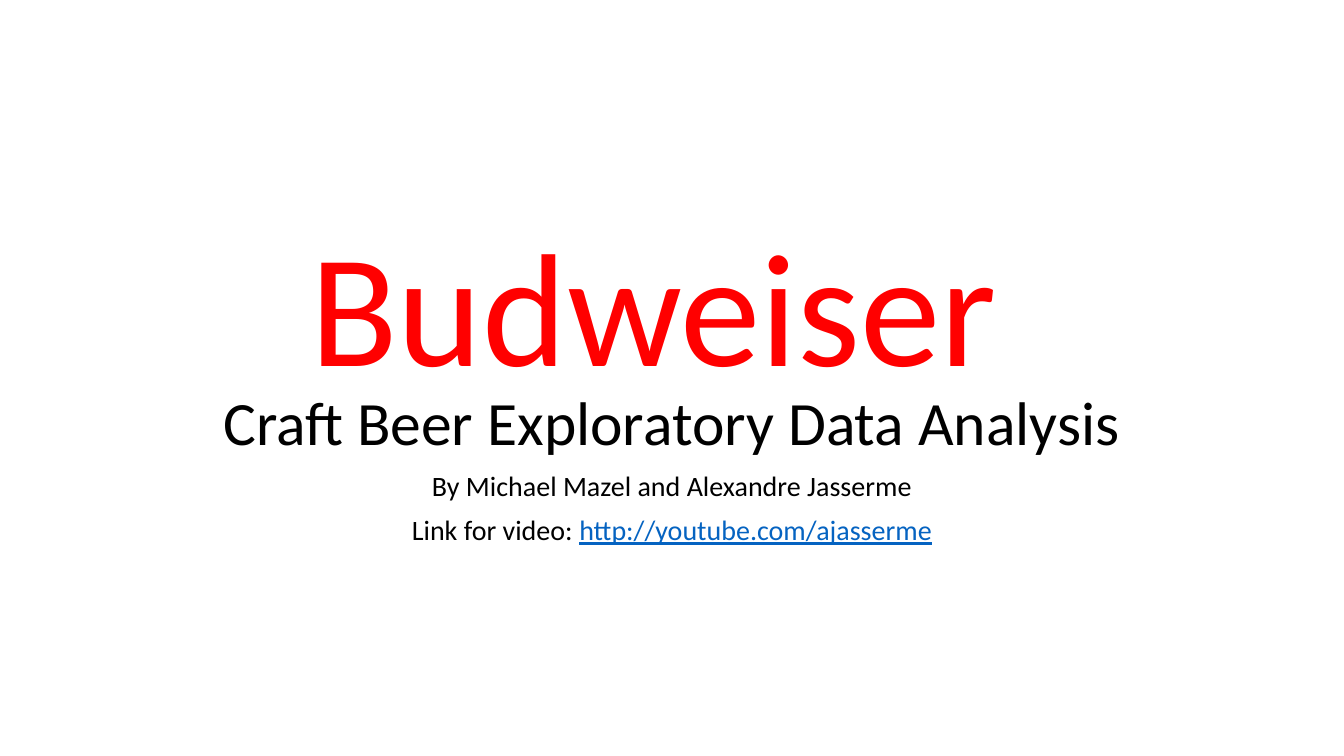
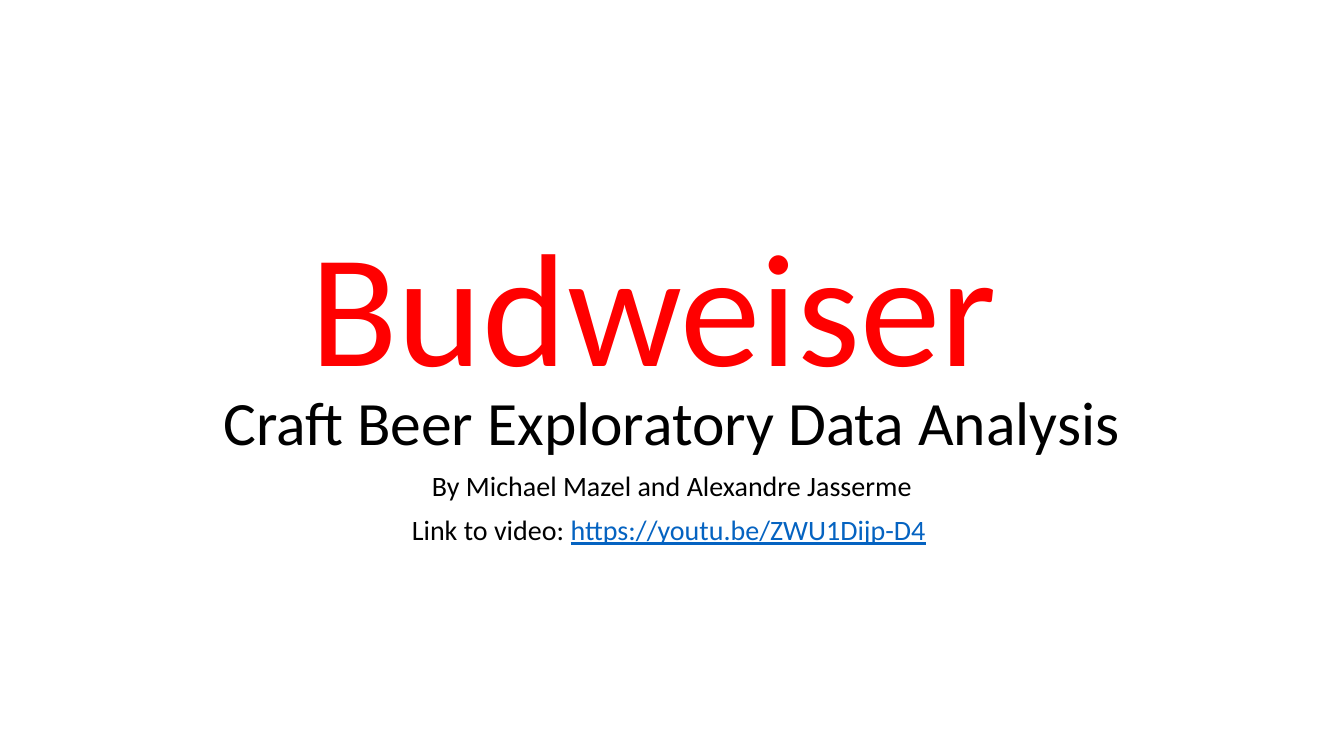
Before and after one commit to ajasserme/MSDS-6306-Doing-Data-Science---Case-Study-01, a slide deck: slide 1 of Budweiser Analysis.pptx. Drawn at 1344x756 pixels with LibreOffice and Linux fonts; fonts in the diff are those of the drawing. Boxes give left, top, right and bottom in pixels: in the first picture for what was removed or moved away, otherwise in the second. Text is boxed around its words. In the diff, an @@ line names an element or a change of style, - is before the commit and + after.

Commit message:
Updated link

```diff
--- a/Budweiser Analysis.pptx
+++ b/Budweiser Analysis.pptx
@@ subtitle at (x1=412, y1=520, x2=926, y2=545): text changed @@
-Link for video: http://youtube.com/ajasserme
+Link to video: https://youtu.be/ZWU1Dijp-D4
```
Also in this commit, not shown: 1 slide removed.
